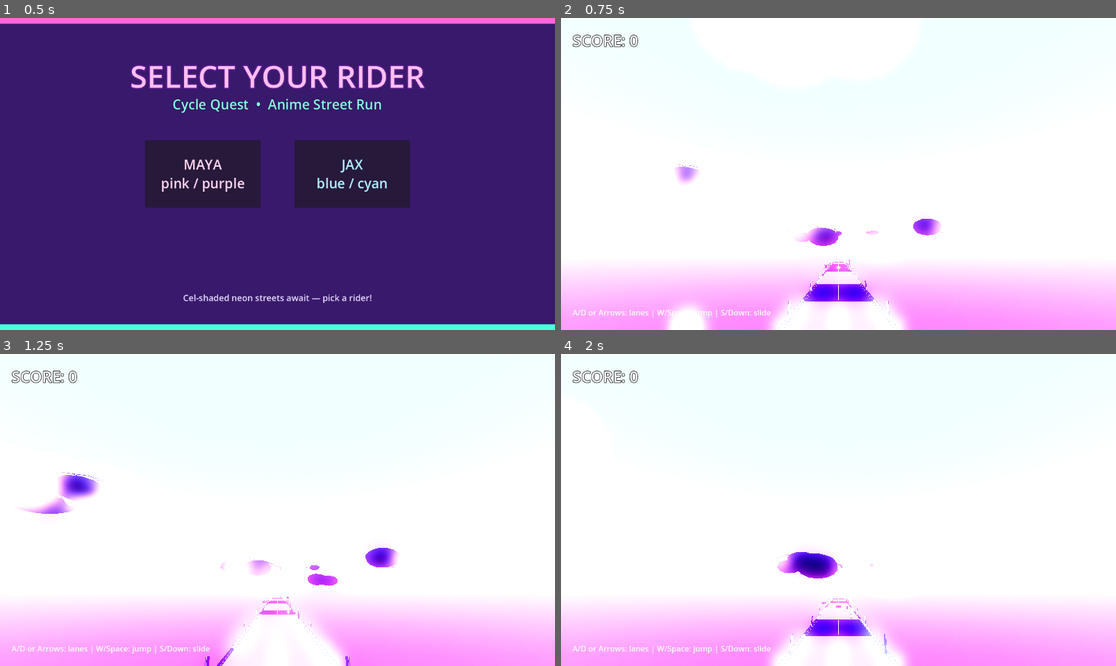
Above: before the commit, frames 1-4 (two rows, left to right).
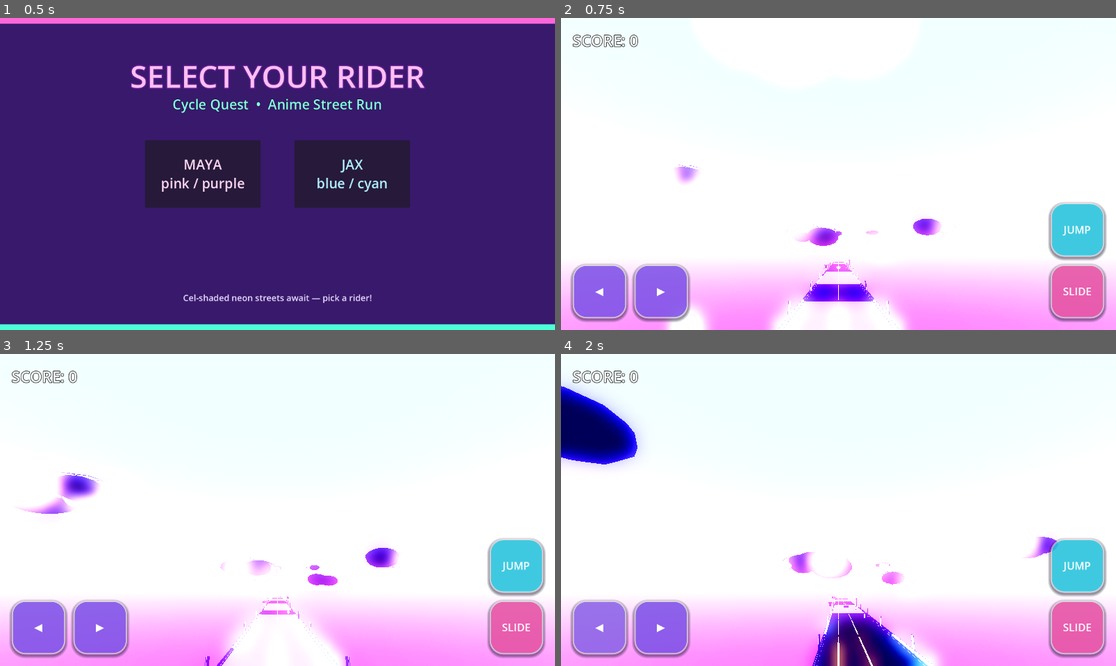
Above: after the commit, the same moments.

Repository: Nouh-jpg/CYCLE-QUEST
Game: Godot game, scene res://scenes/CharacterSelection.tscn
Two runs of this game, one before a commit and one after it. Both use one fixed random seed, a clock stepped at 60 frames per second and the inputs below.
Inputs (mouse positions are in pixels of both pictures, inside the frame that each line leads up to):
- Up to frame 1 (0.5 s): no input
- Up to frame 2 (0.75 s): click "MAYA pink / purple" at 0.5 s
- Up to frame 3 (1.25 s): no input
- Up to frame 4 (2 s): click (599, 628) at 1.25 s, where only the run after the commit has a clickable "◀"

Frame 1 is identical in both runs. In frame 2, 7.5% of the frame differs, in the area x 1-99%, y 59-98%; in frame 3, 7.5%; in frame 4, 15%, in the area x 0-99%, y 9-100%.

Commit message:
Add on-screen touch controls for mobile-friendly Cycle Quest play
Wire large anime-styled lane/jump/slide buttons into the Main HUD via
InputMap actions (ui_left/right/accept/down) so keyboard input stays
intact. Auto-show respects touchscreen/mobile with an always-show
project setting default for desktop testing; pads hide on game over.

Diff:
--- a/project.godot
+++ b/project.godot
@@ -68,3 +68,7 @@
 , Object(InputEventKey,"resource_local_to_scene":false,"resource_name":"","device":-1,"window_id":0,"alt_pressed":false …(186 unchanged characters)…
 ]
 }
+
+[cycle_quest]
+
+always_show_touch_controls=true
--- /dev/null
+++ b/scenes/TouchControls.tscn
@@ -0,0 +1,13 @@
+[gd_scene load_steps=2 format=3 uid="uid://btouch01cycle"]
+
+[ext_resource type="Script" path="res://scripts/TouchControls.gd" id="1_script"]
+
+[node name="TouchControls" type="Control"]
+layout_mode = 3
+anchors_preset = 15
+anchor_right = 1.0
+anchor_bottom = 1.0
+grow_horizontal = 2
+grow_vertical = 2
+mouse_filter = 2
+script = ExtResource("1_script")
--- a/scenes/UI.tscn
+++ b/scenes/UI.tscn
@@ -1,6 +1,7 @@
-[gd_scene load_steps=4 format=3 uid="uid://bqui01cycle"]
+[gd_scene load_steps=5 format=3 uid="uid://bqui01cycle"]
 
 [ext_resource type="Script" path="res://scripts/UI.gd" id="1_script"]
+[ext_resource type="PackedScene" path="res://scenes/TouchControls.tscn" id="2_touch"]
 
 [sub_resource type="LabelSettings" id="LabelSettings_Score"]
 font_size = 32
@@ -32,6 +33,8 @@
 offset_right = 600.0
 offset_bottom = 640.0
 text = "A/D or Arrows: lanes | W/Space: jump | S/Down: slide"
+
+[node name="TouchControls" parent="." instance=ExtResource("2_touch")]
 
 [node name="GameOverPanel" type="ColorRect" parent="."]
 visible = false
--- /dev/null
+++ b/scripts/TouchControls.gd
@@ -0,0 +1,169 @@
+extends Control
+## Thumb-friendly on-screen controls for lane / jump / slide.
+## Emits the same InputMap actions Player.gd already reads so keyboard stays intact.
+
+const BTN := Vector2(112, 112)
+const GAP := 16.0
+const EDGE := 24.0
+
+## Project setting (bool). Default true so desktop still shows controls for this slice.
+## Set false to auto-show only on touchscreen / mobile / android / ios.
+const SETTING_ALWAYS_SHOW := "cycle_quest/always_show_touch_controls"
+
+var _active := true
+var _left_btn: Button
+var _right_btn: Button
+var _jump_btn: Button
+var _slide_btn: Button
+var _held_actions: Array[String] = []
+
+func _ready() -> void:
+	mouse_filter = Control.MOUSE_FILTER_IGNORE
+	set_anchors_and_offsets_preset(Control.PRESET_FULL_RECT)
+	_build_ui()
+	_apply_visibility()
+	# Re-evaluate after a frame in case DisplayServer reports late on some platforms.
+	call_deferred("_apply_visibility")
+
+func _build_ui() -> void:
+	var left_cluster := HBoxContainer.new()
+	left_cluster.name = "LeftCluster"
+	left_cluster.mouse_filter = Control.MOUSE_FILTER_IGNORE
+	left_cluster.add_theme_constant_override("separation", int(GAP))
+	left_cluster.set_anchors_preset(Control.PRESET_BOTTOM_LEFT)
+	left_cluster.anchor_left = 0.0
+	left_cluster.anchor_top = 1.0
+	left_cluster.anchor_right = 0.0
+	left_cluster.anchor_bottom = 1.0
+	left_cluster.offset_left = EDGE
+	left_cluster.offset_top = -(EDGE + BTN.y)
+	left_cluster.offset_right = EDGE + BTN.x * 2.0 + GAP
+	left_cluster.offset_bottom = -EDGE
+	add_child(left_cluster)
+
+	_left_btn = _make_button("LeftBtn", "◀", Color(0.55, 0.35, 1.0, 0.78), Color(0.75, 0.55, 1.0, 0.95))
+	_right_btn = _make_button("RightBtn", "▶", Color(0.55, 0.35, 1.0, 0.78), Color(0.75, 0.55, 1.0, 0.95))
+	left_cluster.add_child(_left_btn)
+	left_cluster.add_child(_right_btn)
+
+	var right_cluster := VBoxContainer.new()
+	right_cluster.name = "RightCluster"
+	right_cluster.mouse_filter = Control.MOUSE_FILTER_IGNORE
+	right_cluster.add_theme_constant_override("separation", int(GAP))
+	right_cluster.set_anchors_preset(Control.PRESET_BOTTOM_RIGHT)
+	right_cluster.anchor_left = 1.0
+	right_cluster.anchor_top = 1.0
+	right_cluster.anchor_right = 1.0
+	right_cluster.anchor_bottom = 1.0
+	right_cluster.offset_left = -(EDGE + BTN.x)
+	right_cluster.offset_top = -(EDGE + BTN.y * 2.0 + GAP)
+	right_cluster.offset_right = -EDGE
+	right_cluster.offset_bottom = -EDGE
+	add_child(right_cluster)
+
+	_jump_btn = _make_button("JumpBtn", "JUMP", Color(0.15, 0.85, 0.95, 0.78), Color(0.45, 1.0, 1.0, 0.95))
+	_slide_btn = _make_button("SlideBtn", "SLIDE", Color(1.0, 0.35, 0.7, 0.78), Color(1.0, 0.55, 0.85, 0.95))
+	right_cluster.add_child(_jump_btn)
+	right_cluster.add_child(_slide_btn)
+
+	_wire(_left_btn, "ui_left")
+	_wire(_right_btn, "ui_right")
+	_wire(_jump_btn, "ui_accept")
+	_wire(_slide_btn, "ui_down")
+
+func _make_button(p_name: String, label: String, idle: Color, pressed_col: Color) -> Button:
+	var btn := Button.new()
+	btn.name = p_name
+	btn.text = label
+	btn.custom_minimum_size = BTN
+	btn.focus_mode = Control.FOCUS_NONE
+	btn.mouse_filter = Control.MOUSE_FILTER_STOP
+	btn.add_theme_font_size_override("font_size", 22)
+	btn.add_theme_color_override("font_color", Color(1, 1, 1, 1))
+	btn.add_theme_color_override("font_pressed_color", Color(1, 1, 1, 1))
+	btn.add_theme_color_override("font_hover_color", Color(1, 1, 1, 1))
+	btn.add_theme_stylebox_override("normal", _style(idle))
+	btn.add_theme_stylebox_override("hover", _style(idle.lightened(0.12)))
+	btn.add_theme_stylebox_override("pressed", _style(pressed_col))
+	btn.add_theme_stylebox_override("disabled", _style(Color(idle.r, idle.g, idle.b, 0.35)))
+	btn.add_theme_stylebox_override("focus", _style(idle))
+	return btn
+
+func _style(fill: Color) -> StyleBoxFlat:
+	var sb := StyleBoxFlat.new()
+	sb.bg_color = fill
+	sb.corner_radius_top_left = 28
+	sb.corner_radius_top_right = 28
+	sb.corner_radius_bottom_left = 28
+	sb.corner_radius_bottom_right = 28
+	sb.border_width_left = 3
+	sb.border_width_top = 3
+	sb.border_width_right = 3
+	sb.border_width_bottom = 3
+	sb.border_color = Color(1, 1, 1, 0.55)
+	sb.content_margin_left = 8
+	sb.content_margin_right = 8
+	sb.content_margin_top = 8
+	sb.content_margin_bottom = 8
+	sb.shadow_color = Color(0.08, 0.04, 0.16, 0.45)
+	sb.shadow_size = 6
+	sb.shadow_offset = Vector2(0, 3)
+	return sb
+
+func _wire(btn: Button, action: String) -> void:
+	btn.button_down.connect(_on_down.bind(action))
+	btn.button_up.connect(_on_up.bind(action))
+
+func _on_down(action: String) -> void:
+	if not _active or GameManager.is_game_over:
+		return
+	if not Input.is_action_pressed(action):
+		Input.action_press(action)
+		if action not in _held_actions:
+			_held_actions.append(action)
+
+func _on_up(action: String) -> void:
+	if Input.is_action_pressed(action):
+		Input.action_release(action)
+	_held_actions.erase(action)
+
+func set_gameplay_active(active: bool) -> void:
+	_active = active
+	_apply_visibility()
+
+func _set_buttons_enabled(enabled: bool) -> void:
+	for btn in [_left_btn, _right_btn, _jump_btn, _slide_btn]:
+		if btn:
+			btn.disabled = not enabled
+			btn.mouse_filter = Control.MOUSE_FILTER_STOP if enabled else Control.MOUSE_FILTER_IGNORE
+
+func _release_all() -> void:
+	for action in _held_actions.duplicate():
+		if Input.is_action_pressed(action):
+			Input.action_release(action)
+	_held_actions.clear()
+
+func _should_show() -> bool:
+	# Default true for this vertical slice so desktop testing works without a touchscreen.
+	var always := true
+	if ProjectSettings.has_setting(SETTING_ALWAYS_SHOW):
+		always = bool(ProjectSettings.get_setting(SETTING_ALWAYS_SHOW))
+	if always:
+		return true
+	return (
+		DisplayServer.is_touchscreen_available()
+		or OS.has_feature("mobile")
+		or OS.has_feature("android")
+		or OS.has_feature("ios")
+	)
+
+func _apply_visibility() -> void:
+	var show_controls := _should_show() and _active and not GameManager.is_game_over
+	visible = show_controls
+	_set_buttons_enabled(show_controls)
+	if not show_controls:
+		_release_all()
+
+func _notification(what: int) -> void:
+	if what == NOTIFICATION_WM_WINDOW_FOCUS_OUT:
+		_release_all()
--- a/scripts/UI.gd
+++ b/scripts/UI.gd
@@ -1,8 +1,10 @@
 extends CanvasLayer
 
 @onready var score_label: Label = $ScoreLabel
+@onready var hint_label: Label = $HintLabel
 @onready var game_over_panel: ColorRect = $GameOverPanel
 @onready var restart_button: Button = $GameOverPanel/RestartButton
+@onready var touch_controls: Control = $TouchControls
 
 func _ready() -> void:
 	process_mode = Node.PROCESS_MODE_ALWAYS
@@ -10,6 +12,7 @@
 	game_over_panel.visible = false
 	GameManager.reset_run_state()
 	get_tree().paused = false
+	_sync_touch_controls(true)
 
 func update_score(value: int) -> void:
 	score_label.text = "SCORE: %d" % value
@@ -19,9 +22,18 @@
 		return
 	GameManager.is_game_over = true
 	game_over_panel.visible = true
+	_sync_touch_controls(false)
 	get_tree().paused = true
 
 func _on_restart_pressed() -> void:
 	GameManager.reset_run_state()
 	get_tree().paused = false
 	get_tree().reload_current_scene()
+
+func _sync_touch_controls(active: bool) -> void:
+	if touch_controls and touch_controls.has_method("set_gameplay_active"):
+		touch_controls.set_gameplay_active(active)
+	# Hide keyboard hint when on-screen pads are visible to avoid overlap.
+	if hint_label:
+		var pads_visible := touch_controls != null and touch_controls.visible
+		hint_label.visible = not pads_visible
